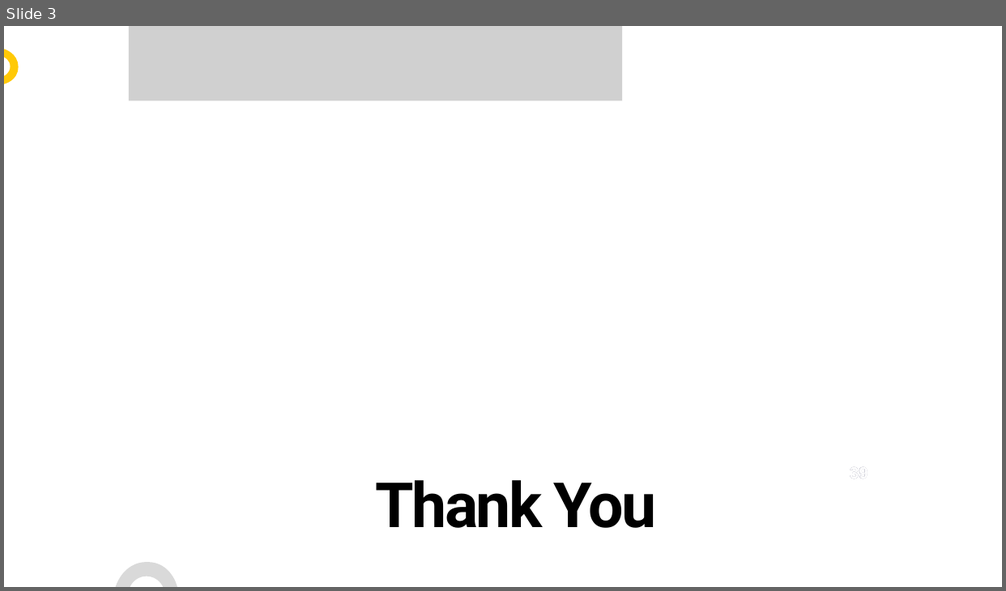
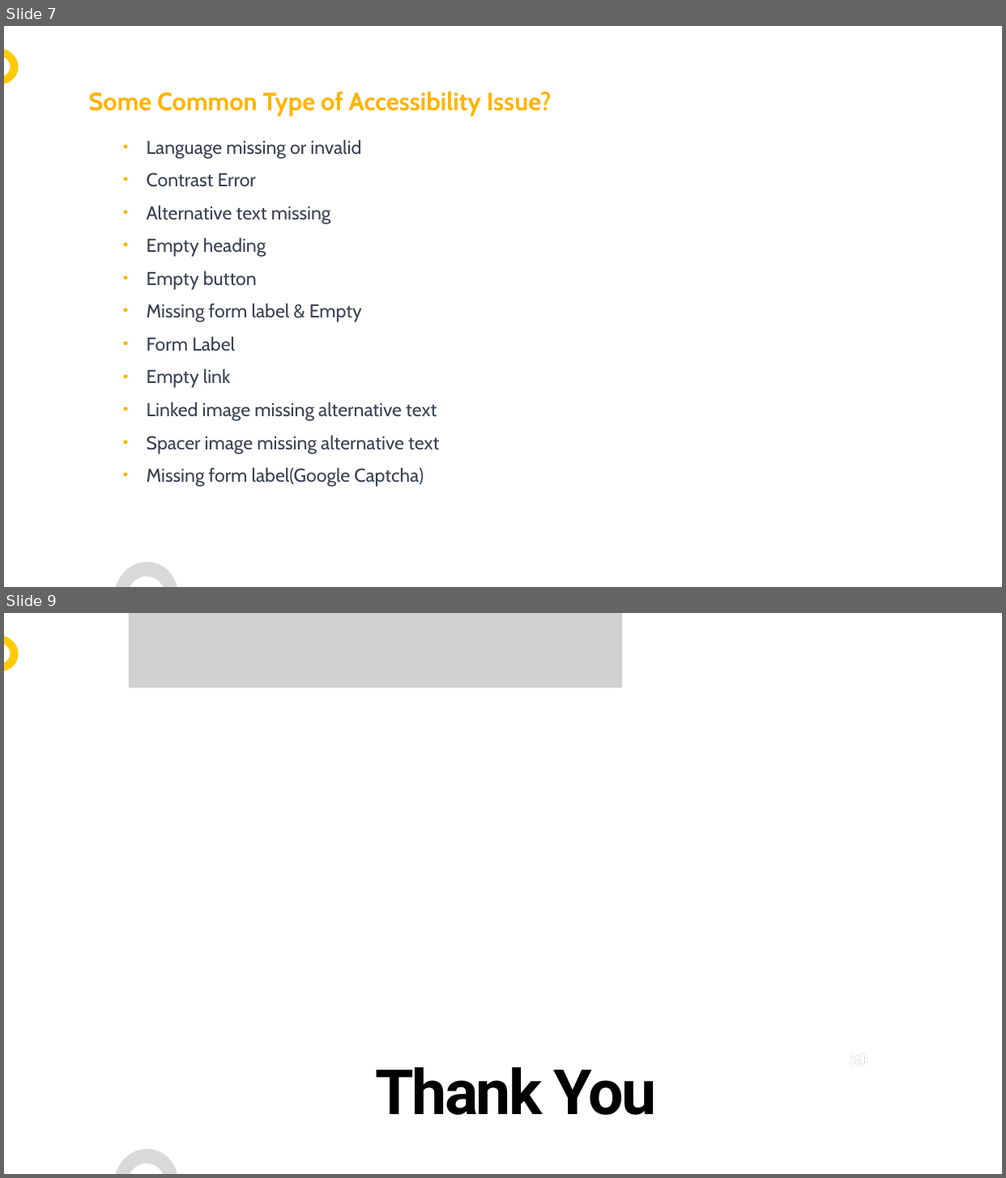
Before and after one commit to ervkgithub/web-accessibility, a slide deck: Acessibility.pptx. Shown one above the other, each under a label of ours: slide 3 before the commit, slides 7 and 9 after it; the slides between them are not shown. The pictures are 1006x591 and 1006x1178 pixels, drawn with LibreOffice and Linux fonts; fonts in the diff are those of the drawing; grey boxes stand for pictures; background and template pictures are left out. Boxes give left, top, right and bottom in pixels: in the first picture for what was removed or moved away, otherwise in the second. Text is boxed around its words. In the diff, an @@ line names an element or a change of style, - is before the commit and + after.

```diff
--- a/Acessibility.pptx
+++ b/Acessibility.pptx
@@ slide 7 added at box(4, 26, 1002, 587), background #FFFFFF; not listed: 2 template elements that a slide beside it also shows @@
@@ text added at box(89, 92, 552, 116), 24 pt, text #FFB300, bold @@
+Some Common Type of Accessibility Issue?
@@ text added at box(147, 139, 439, 487), 18 pt, text #374151 @@
+• Language missing or invalid
+• Contrast Error
+• Alternative text missing
+• Empty heading
+• Empty button
+• Missing form label & Empty
+• Form Label
+• Empty link
+• Linked image missing alternative text
+• Spacer image missing alternative text
+• Missing form label(Google Captcha)
@@ what was slide 3 is now slide 9 @@
```
Also in this commit, not shown: 1 slide changed, 6 other slides added, 1 slide removed, 2 other files.
